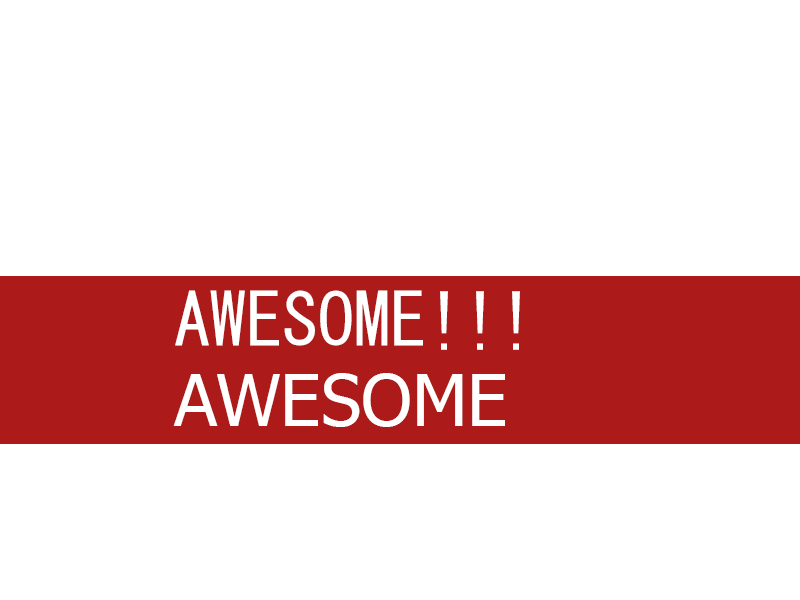
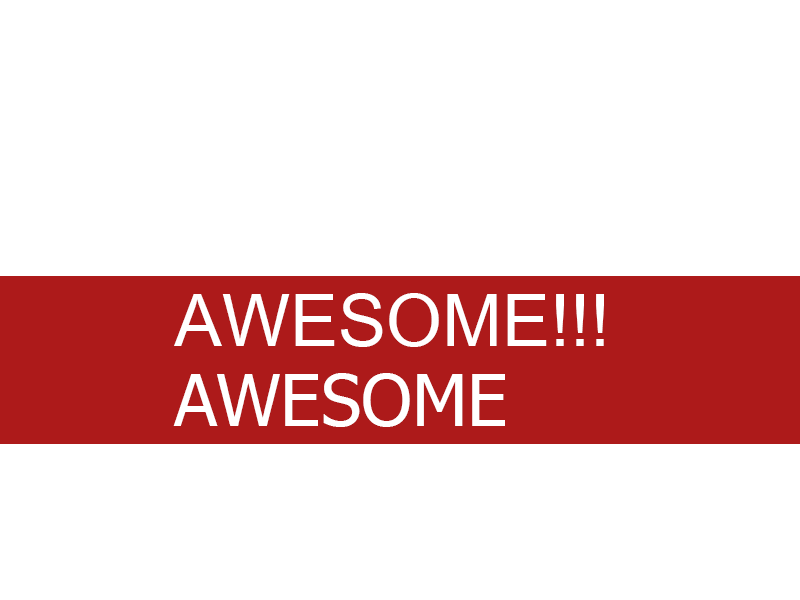
Before/after of a 800px x 600px layered artwork. What changed in the layer stack:
painted on "TEXT_TO_TRANSLATE" over [174,290,604,350]
